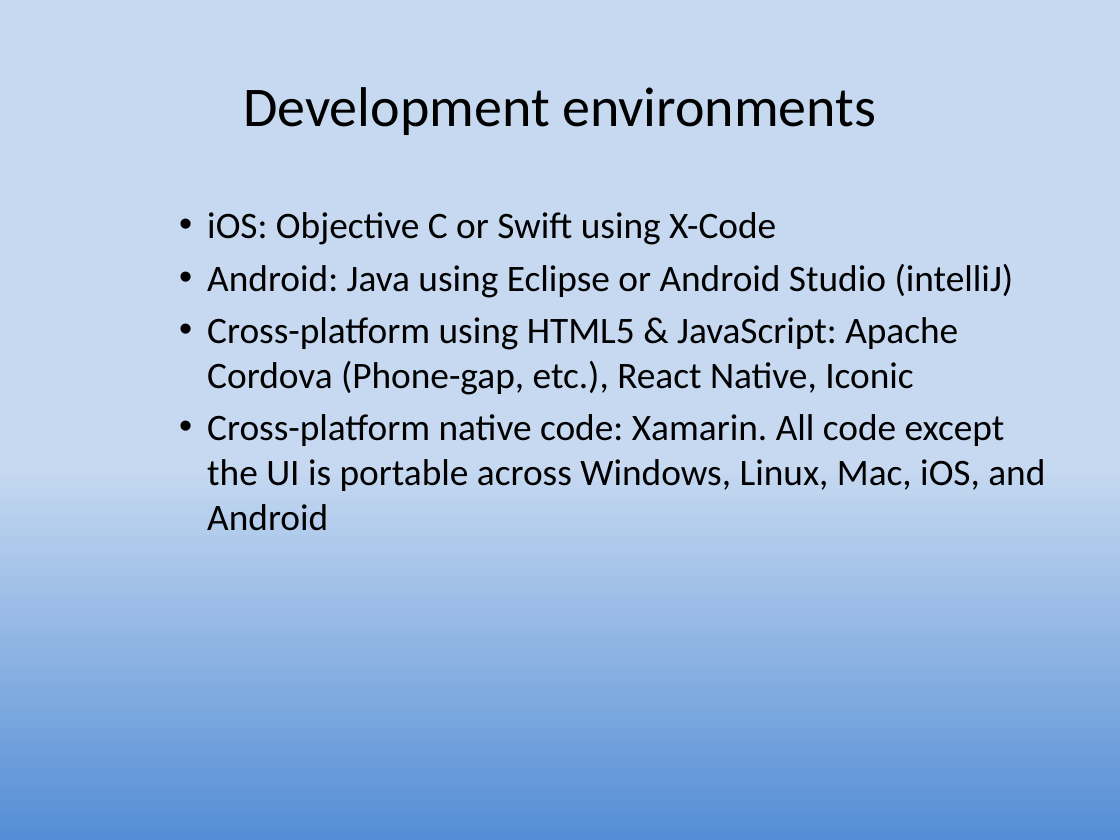
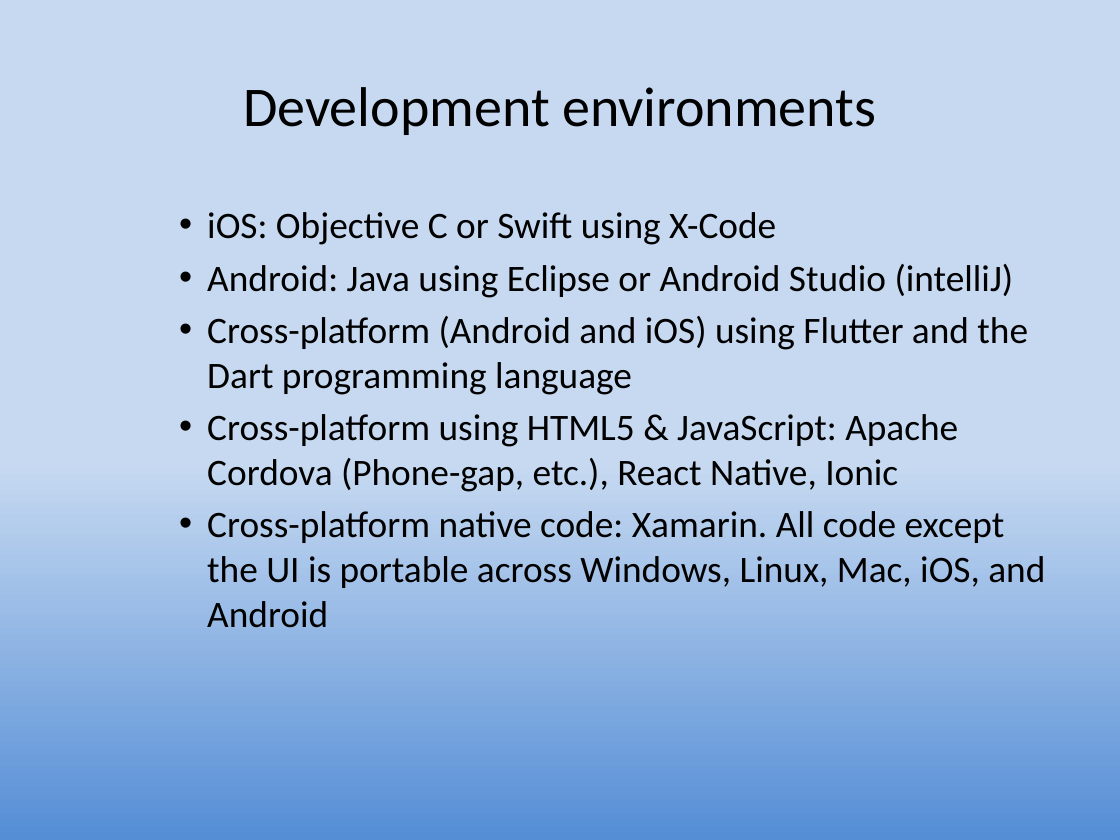
Before and after one commit to LCC-CIT/CS235AM-CourseMaterials, a slide deck: slide 14 of Slides/Wk1Day1-Intro.pptx. Drawn at 1120x840 pixels with LibreOffice and Linux fonts; fonts in the diff are those of the drawing. Boxes give left, top, right and bottom in pixels: in the first picture for what was removed or moved away, otherwise in the second. Text is boxed around its words. In the diff, an @@ line names an element or a change of style, - is before the commit and + after.

```diff
--- a/Slides/Wk1Day1-Intro.pptx
+++ b/Slides/Wk1Day1-Intro.pptx
@@ text at bbox=[207, 316, 1028, 492]: text changed @@
-    • Cross-platform using HTML5 & JavaScript: Apache Cordova (Phone-gap, etc.), React Native, Iconic
+    • Cross-platform (Android and iOS) using Flutter and the Dart programming language
+    • Cross-platform using HTML5 & JavaScript: Apache Cordova (Phone-gap, etc.), React Native, Ionic
```
Also in this commit, not shown: 3 other slides changed, 1 other file.
